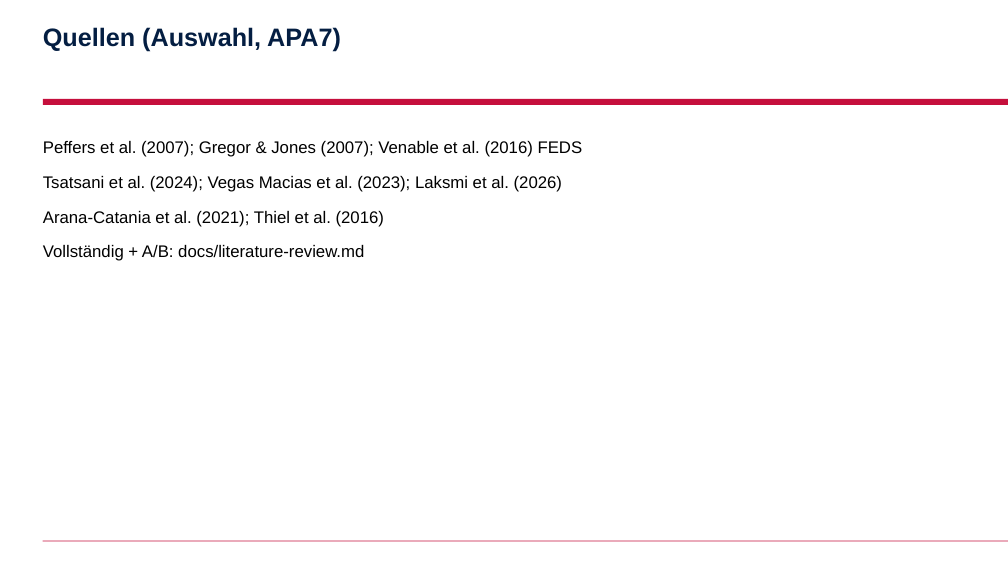
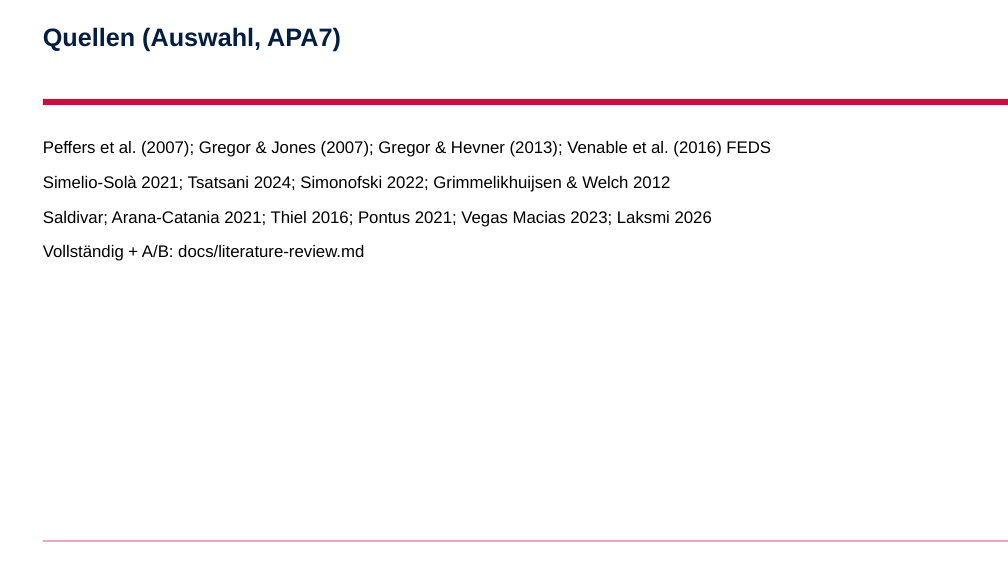
Before and after one commit to AnshulAgrawal7/zoe-sustainability-platform, a slide deck: slide 10 of docs/slides/anshul.pptx. Drawn at 1008x567 pixels with LibreOffice and Linux fonts; fonts in the diff are those of the drawing; background and template pictures are left out. Boxes give left, top, right and bottom in pixels: in the first picture for what was removed or moved away, otherwise in the second. Text is boxed around its words. In the diff, an @@ line names an element or a change of style, - is before the commit and + after.

```diff
--- a/docs/slides/anshul.pptx
+++ b/docs/slides/anshul.pptx
@@ text at box(43, 141, 771, 227): text changed @@
-Peffers et al. (2007); Gregor & Jones (2007); Venable et al. (2016) FEDS
-Tsatsani et al. (2024); Vegas Macias et al. (2023); Laksmi et al. (2026)
-Arana-Catania et al. (2021); Thiel et al. (2016)
+Peffers et al. (2007); Gregor & Jones (2007); Gregor & Hevner (2013); Venable et al. (2016) FEDS
+Simelio-Solà 2021; Tsatsani 2024; Simonofski 2022; Grimmelikhuijsen & Welch 2012
+Saldivar; Arana-Catania 2021; Thiel 2016; Pontus 2021; Vegas Macias 2023; Laksmi 2026
```
Also in this commit, not shown: 5 other slides changed, 2 slides added, 2 slides removed, 8 other files.
